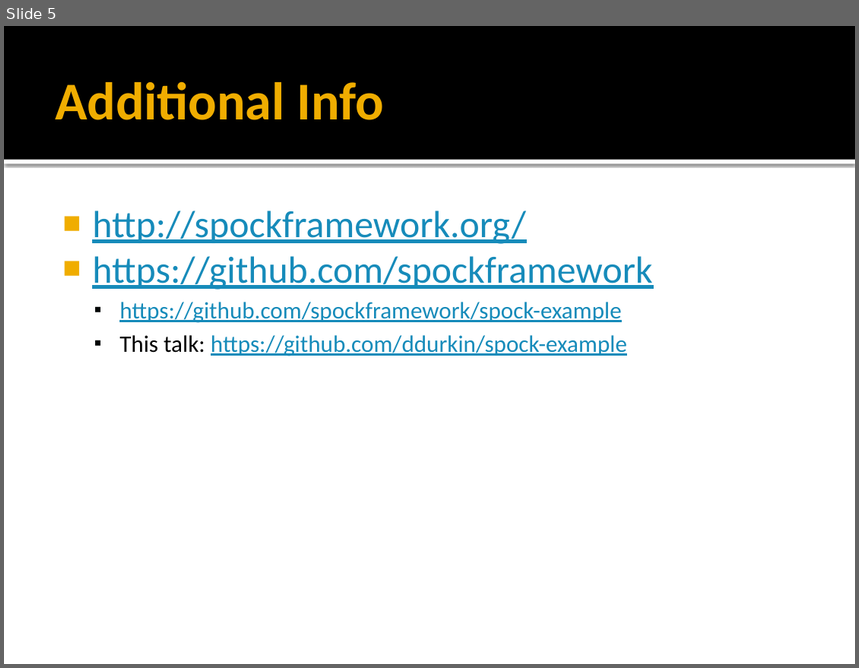
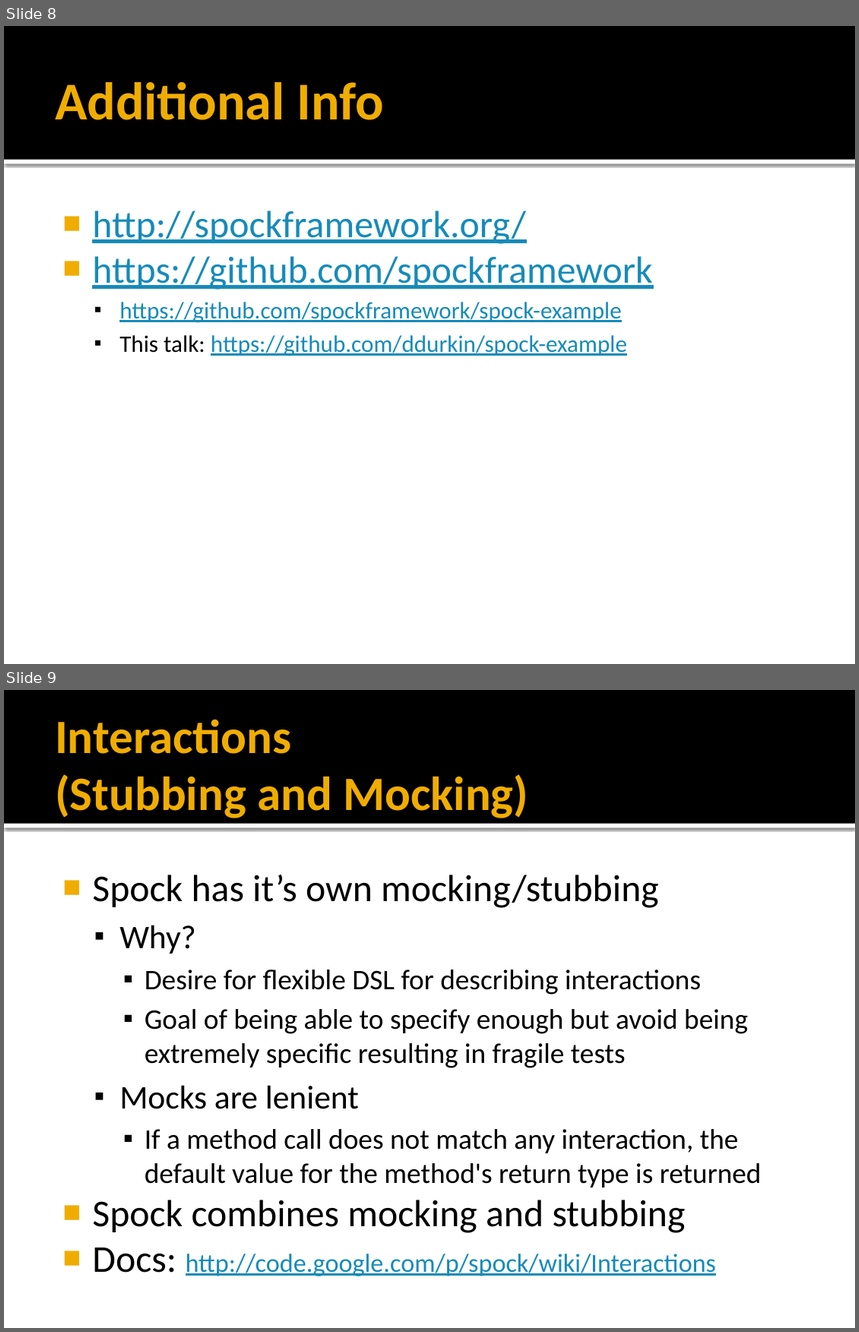
Before and after one commit to ddurkin/spock-example, a slide deck: BGUG-Spock.pptx. Shown one above the other, each under a label of ours: slide 5 before the commit, slides 8 and 9 after it. The pictures are 859x668 and 859x1332 pixels, drawn with LibreOffice and Linux fonts; fonts in the diff are those of the drawing. Boxes give left, top, right and bottom in pixels: in the first picture for what was removed or moved away, otherwise in the second. Text is boxed around its words. In the diff, an @@ line names an element or a change of style, - is before the commit and + after.

```diff
--- a/BGUG-Spock.pptx
+++ b/BGUG-Spock.pptx
@@ slide 9 added at (4,690,855,1328), background #FFFFFF; not listed: 2 template elements that a slide beside it also shows @@
@@ title added at (55,719,528,818), 40.5 pt, text #F0AD00, bold @@
+Interactions
+(Stubbing and Mocking)
@@ text added at (92,875,762,1277), 24 pt, text #000000 @@
+■ Spock has it’s own mocking/stubbing
+  ▪ Why?
+    ▪ Desire for flexible DSL for describing interactions
+    ▪ Goal of being able to specify enough but avoid being extremely specific resulting in fragile tests
+  ▪ Mocks are lenient
+    ▪ If a method call does not match any interaction, the default value for the method's return type is returned
+■ Spock combines mocking and stubbing
+■ Docs: http://code.google.com/p/spock/wiki/Interactions
@@ what was slide 5 is now slide 8 @@
```
Also in this commit, not shown: 3 slides changed, 6 other slides added.
